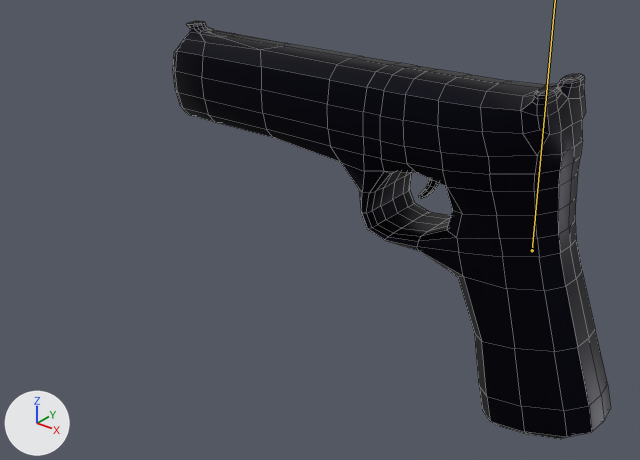
Two versions of the Blender file res/models/weapons/pistol/pistol.blend, one commit apart.
The view is the same before and after, from a 50 mm lens placed at (0.185, -0.417, 0.225), pointed at (-0.1, -0.059, 0.004). Arrows for +X, +Y and +Z are at lower left; the lights stay in place. The bones that bend it are drawn over the model as lines. Mesh edges are drawn as thin lines.

In view in the first picture: 'Pistol'.
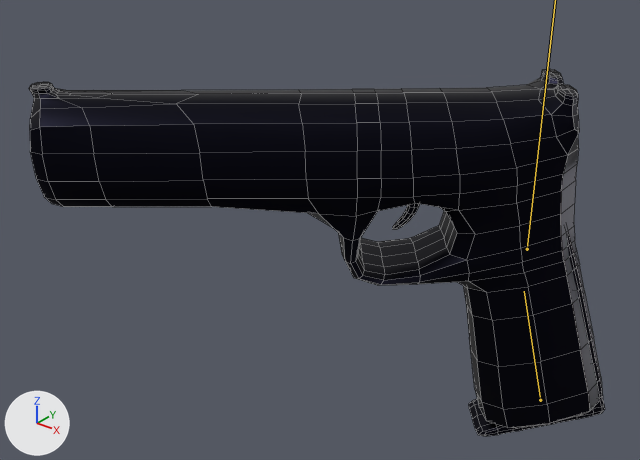
The newer file adds an action. The first version stands in its rest pose; the second is drawn at frame 10 of the action 'Reload'.

The edits, one by one:
Object 'GunRig' (bone_rig_object) moves from (0.0032, 0.0, 0.0001) to (0.0, 0.0, 0.0).
Object 'GunRig' (bone_rig_object) turns from (0, -1, 0) to (0, 0, 0) degrees about its own x, y and z.
Bone 'Handle' (bone_handle) turns from (0, 0, 0) to (0, 40, 0) degrees about its own x, y and z.

Pixel boxes [x1, y1, x2, y2] of what changed, in the pictures (640 x 460 px):
'Pistol', posed (31% wider, 12% shorter)
    before: [173, 21, 611, 439]
    after: [29, 69, 605, 436]
